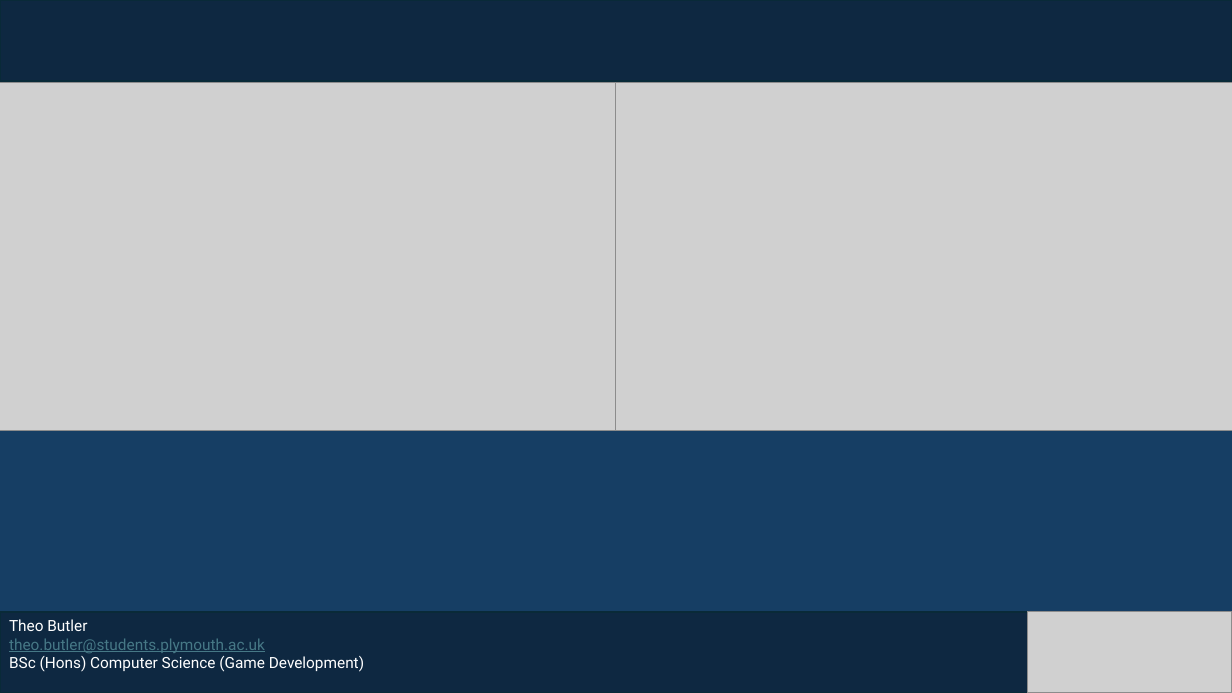
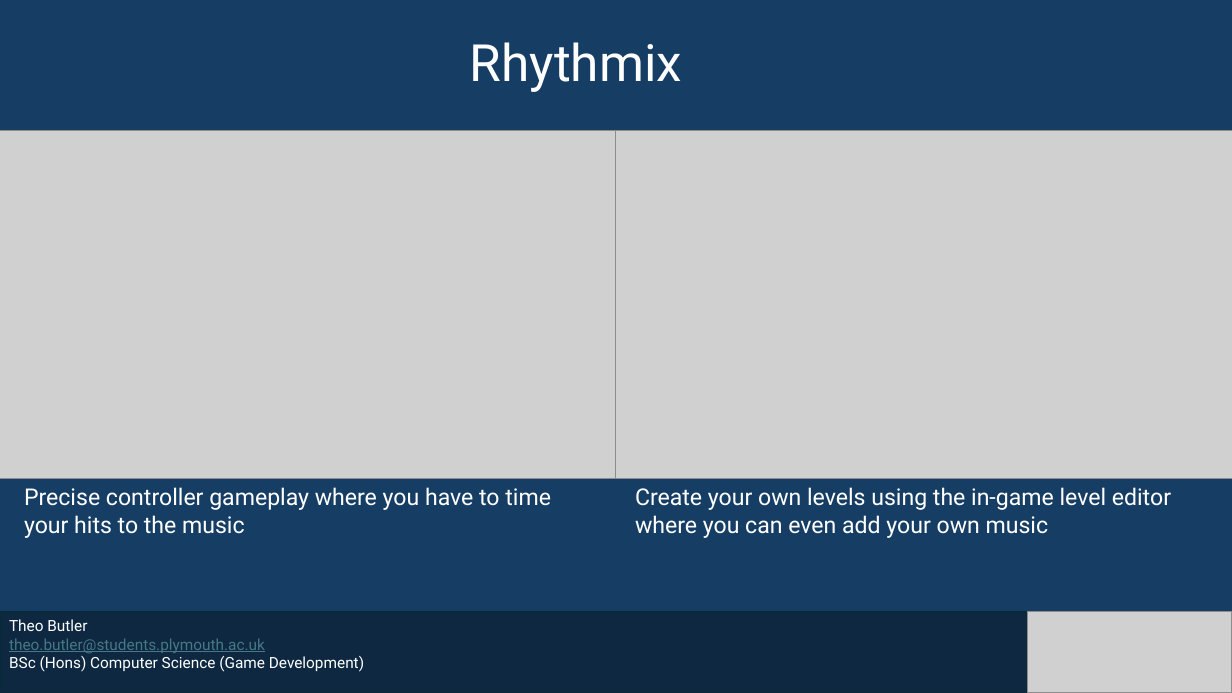
Before and after one commit to Thefudgeman/COMP3000, a slide deck: slide 1 of Initial Poster.pptx. Drawn at 1232x693 pixels with LibreOffice and Linux fonts; fonts in the diff are those of the drawing; grey boxes stand for pictures. Boxes give left, top, right and bottom in pixels: in the first picture for what was removed or moved away, otherwise in the second. Text is boxed around its words. In the diff, an @@ line names an element or a change of style, - is before the commit and + after.

```diff
--- a/Initial Poster.pptx
+++ b/Initial Poster.pptx
@@ rectangle removed at box(0, 0, 1232, 81) @@
@@ text added at box(470, 42, 682, 92), 40 pt, text #FFFFFF @@
+Rhythmix
@@ picture: place and size @@
-picture at box(0, 82, 616, 431)
+picture at box(0, 130, 616, 479)
@@ picture: place and size @@
-picture at box(616, 82, 1232, 431)
+picture at box(616, 130, 1232, 479)
@@ text added at box(24, 487, 551, 538), 18 pt, text #FFFFFF @@
+Precise controller gameplay where you have to time your hits to the music
@@ text added at box(635, 487, 1171, 538), 18 pt, text #FFFFFF @@
+Create your own levels using the in-game level editor where you can even add your own music
```
Also in this commit, not shown: 19 other files.
